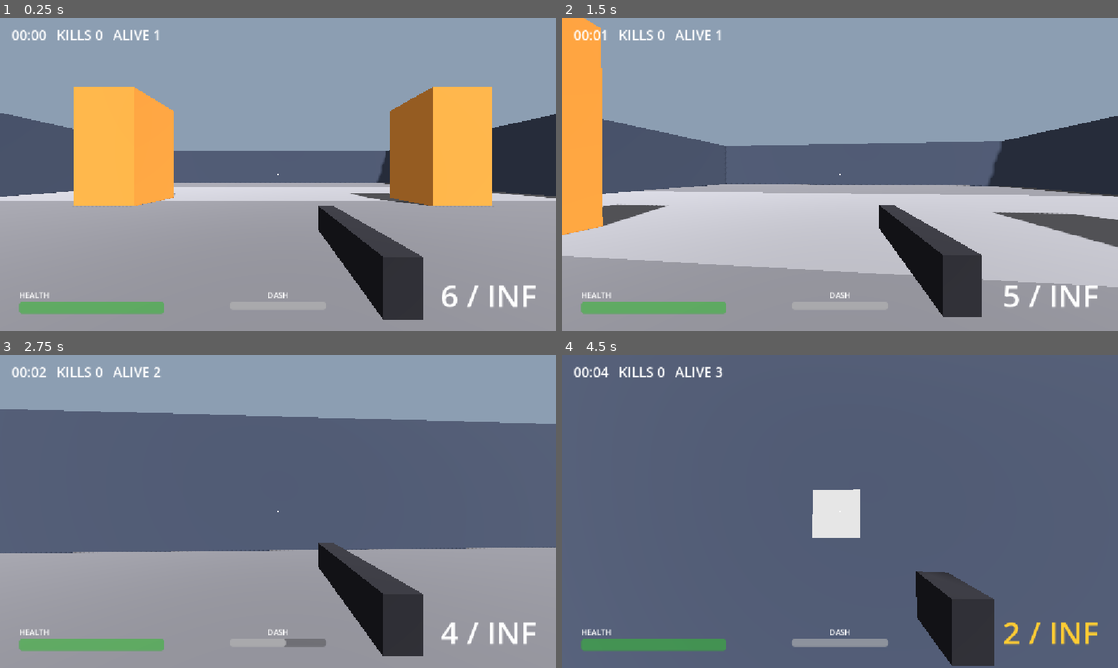
Above: before the commit, frames 1-4 (two rows, left to right).
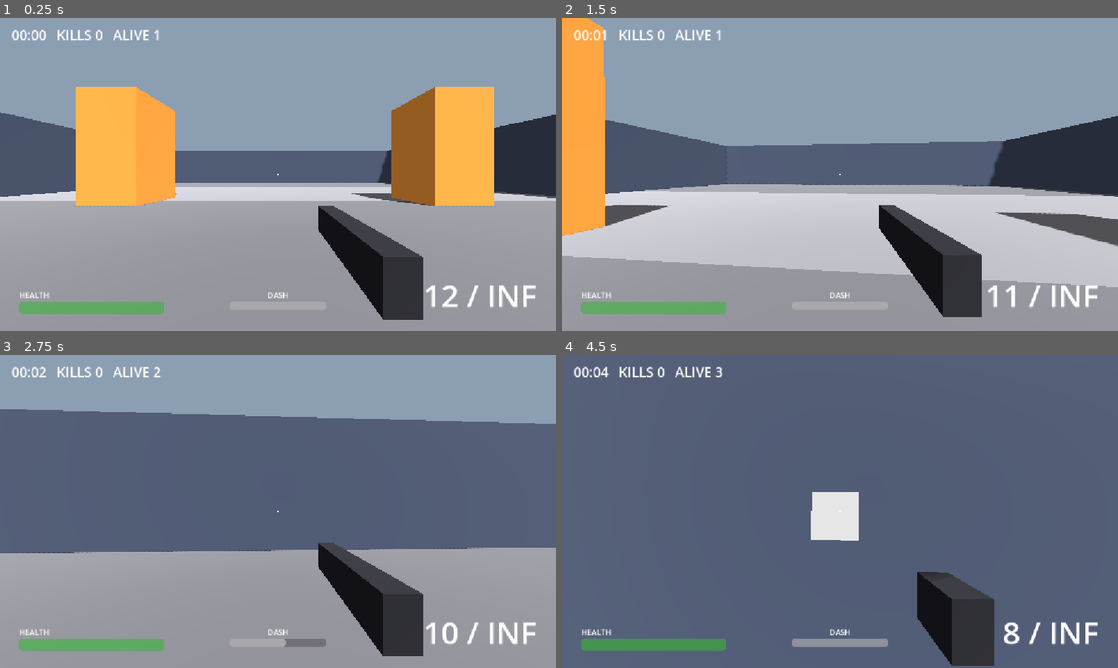
Above: after the commit, the same moments.

Repository: CaptainTiki/Arena
Game: Godot game, scene res://arena/arena.tscn
Two runs of this game, one before a commit and one after it. Both use one fixed random seed, a clock stepped at 60 frames per second and the inputs below.
Inputs (mouse positions are in pixels of both pictures, inside the frame that each line leads up to):
- Up to frame 1 (0.25 s): no input
- Up to frame 2 (1.5 s): tap Enter at 0.5 s; move the mouse to (867, 174) at 0.52 s; press the mouse at (867, 174) at 0.53 s; hold W (move_forward) from 0.53 s (still down); tap Shift (sprint) at 0.8, 1.35 s; move the mouse to (812, 174) at 1.27 s; release the mouse at (812, 174) at 1.28 s
- Up to frame 3 (2.75 s): keep holding W (move_forward); click (250, 511) at 1.55 s; move the mouse to (289, 505) at 2.02 s; hold Space (dash) from 2.03 s (still down); tap Shift (sprint) at 2.3 s
- Up to frame 4 (4.5 s): keep holding W (move_forward); move the mouse to (834, 517) at 2.77 s; release Space (dash) at 2.78 s; click (834, 517) at 2.85 s; move the mouse to (878, 514) at 3.52 s; hold Shift (sprint) 3.53-4.28 s; move the mouse to (795, 508) at 4.27 s; click (795, 508) at 4.35 s

The runs differ from the first frame. In frame 1, 0.9% of the frame differs, in the area x 0-100%, y 22-93%; in frame 2, 0.8%; in frame 3, 0.2%; in frame 4, 0.7%.

Commit message:
Step 4: feel pass, lunge attack, pursuit, backpedal, smaller head

Diff:
--- a/arena/arena.gd
+++ b/arena/arena.gd
@@ -1,6 +1,8 @@
 class_name Arena
 extends Node3D
 ## Top of the ownership spine. Children report up to here; Arena routes between them.
+
+@export var feel: FeelData
 
 @export_group("Debug")
 ## Reloads never drain the reserve, so feel can be tested without the ammo economy.
@@ -13,6 +15,8 @@
 @onready var _player: Player = $Player
 @onready var _hud: Hud = $Hud
 @onready var _impact_pool: ScenePool = $ImpactPool
+@onready var _number_pool: ScenePool = $DamageNumberPool
+@onready var _hitstop: Hitstop = $Hitstop
 @onready var _spawner: Spawner = $Spawner
 @onready var _weapon: Weapon = _player.get_weapon()
 
@@ -45,16 +49,22 @@
 	var marker: ImpactMarker = _impact_pool.acquire() as ImpactMarker
 	if marker != null:
 		marker.play(hit)
-	if hit.landed():
-		_hud.flash_hit_marker(hit.is_headshot)
+	if not hit.landed():
+		return
+	_hud.flash_hit_marker(hit.is_headshot)
+	_player.add_trauma(hit.damage * feel.trauma_per_damage_dealt)
+	var number: DamageNumber = _number_pool.acquire() as DamageNumber
+	if number != null:
+		number.play(hit)
 
 
 func _on_weapon_ammo_changed(mag: int, reserve: int) -> void:
 	_hud.set_ammo(mag, _weapon.get_mag_size(), -1 if _weapon.infinite_reserve else reserve)
 
 
-func _on_player_damaged(_hit: HitInfo) -> void:
+func _on_player_damaged(hit: HitInfo) -> void:
 	_hud.flash_damage()
+	_player.add_trauma(hit.damage * feel.trauma_per_damage_taken)
 
 
 func _on_player_died() -> void:
@@ -62,5 +72,8 @@
 	get_tree().reload_current_scene.call_deferred()
 
 
-func _on_enemy_died(_enemy: Enemy, _hit: HitInfo) -> void:
+func _on_enemy_died(_enemy: Enemy, hit: HitInfo) -> void:
 	_kills += 1
+	_player.add_trauma(feel.trauma_per_kill)
+	var freeze: float = feel.hitstop_headshot_kill if hit.is_headshot else feel.hitstop_kill
+	_hitstop.trigger(freeze, feel.hitstop_time_scale)
--- a/arena/arena.tscn
+++ b/arena/arena.tscn
@@ -12,6 +12,9 @@
 [ext_resource type="Resource" path="res://spawn/wave_2_build.tres" id="10_wave2"]
 [ext_resource type="Resource" path="res://spawn/wave_3_horde.tres" id="11_wave3"]
 [ext_resource type="Resource" path="res://spawn/wave_4_endgame.tres" id="12_wave4"]
+[ext_resource type="Resource" path="res://feel/feel_default.tres" id="13_feel"]
+[ext_resource type="Script" path="res://feel/hitstop.gd" id="14_hitstop"]
+[ext_resource type="PackedScene" path="res://feel/damage_number.tscn" id="15_number"]
 
 [sub_resource type="Environment" id="Environment_arena"]
 background_mode = 1
@@ -45,6 +48,17 @@
 
 [node name="Arena" type="Node3D"]
 script = ExtResource("1_arena")
+feel = ExtResource("13_feel")
+
+[node name="Hitstop" type="Node" parent="."]
+process_mode = 3
+script = ExtResource("14_hitstop")
+
+[node name="DamageNumberPool" type="Node" parent="."]
+script = ExtResource("4_pool")
+scene = ExtResource("15_number")
+size = 32
+recycle_oldest = true
 
 [node name="WorldEnvironment" type="WorldEnvironment" parent="."]
 environment = SubResource("Environment_arena")
--- a/combat/hit_info.gd
+++ b/combat/hit_info.gd
@@ -4,6 +4,10 @@
 
 var damage: float = 0.0
 var is_headshot: bool = false
+## Speed imparted to the target along `direction`.
+var knockback: float = 0.0
+## Set by the target when this hit finished it off.
+var killed: bool = false
 var position: Vector3 = Vector3.ZERO
 var normal: Vector3 = Vector3.UP
 var direction: Vector3 = Vector3.FORWARD
--- a/enemy/enemy.gd
+++ b/enemy/enemy.gd
@@ -1,12 +1,12 @@
 class_name Enemy
 extends CharacterBody3D
-## Pooled melee grunt. Runs at its target, winds up, swings.
+## Pooled melee grunt. Runs at its target, winds up, lunges.
 
 ## Returns the enemy to its pool.
 signal released
 signal died(enemy: Enemy, hit: HitInfo)
 
-enum State { CHASE, WINDUP, RECOVER, DYING }
+enum State { CHASE, WINDUP, LUNGE, RECOVER, DYING }
 
 @export var data: EnemyData
 
@@ -14,6 +14,12 @@
 var _state: State = State.CHASE
 var _state_left: float = 0.0
 var _health: float = 0.0
+var _speed: float = 0.0
+var _lead_time: float = 0.0
+var _move_velocity: Vector3 = Vector3.ZERO
+var _knockback: Vector3 = Vector3.ZERO
+var _lunge_direction: Vector3 = Vector3.ZERO
+var _lunge_connected: bool = false
 var _body_layer: int = 0
 var _body_mask: int = 0
 var _head_layer: int = 0
@@ -34,6 +40,10 @@
 	_target = target
 	_state = State.CHASE
 	_health = data.max_health
+	_speed = data.move_speed * randf_range(1.0 - data.speed_variance, 1.0 + data.speed_variance)
+	_lead_time = randf_range(0.0, data.lead_time_max)
+	_move_velocity = Vector3.ZERO
+	_knockback = Vector3.ZERO
 	velocity = Vector3.ZERO
 	global_position = at
 	collision_layer = _body_layer
@@ -52,7 +62,10 @@
 		return
 	_health -= hit.damage
 	_material.albedo_color = data.hit_flash_color
+	var shove: Vector3 = Vector3(hit.direction.x, 0.0, hit.direction.z).normalized()
+	_knockback += shove * hit.knockback
 	if _health <= 0.0:
+		hit.killed = true
 		_die(hit)
 
 
@@ -64,37 +77,59 @@
 	var wish_velocity: Vector3 = Vector3.ZERO
 	match _state:
 		State.CHASE:
-			wish_velocity = _get_move_direction() * data.move_speed
+			wish_velocity = _get_move_direction() * _speed
 			if _get_target_distance() <= data.attack_range:
 				_enter(State.WINDUP, data.attack_windup)
 		State.WINDUP:
 			_state_left -= delta
 			if _state_left <= 0.0:
-				_swing()
+				_lunge_direction = _get_direction_to(_target.global_position)
+				_lunge_connected = false
+				_enter(State.LUNGE, data.lunge_duration)
+		State.LUNGE:
+			_state_left -= delta
+			_move_velocity = _lunge_direction * data.lunge_speed
+			wish_velocity = _move_velocity
+			if not _lunge_connected and _get_target_distance() <= data.attack_reach:
+				_lunge_connected = true
+				_strike()
+			if _state_left <= 0.0:
+				_move_velocity = Vector3.ZERO
+				wish_velocity = Vector3.ZERO
 				_enter(State.RECOVER, data.attack_recover)
 		State.RECOVER:
 			_state_left -= delta
 			if _state_left <= 0.0:
 				_enter(State.CHASE, 0.0)
 
-	var horizontal: Vector3 = Vector3(velocity.x, 0.0, velocity.z)
-	horizontal = horizontal.move_toward(wish_velocity, data.acceleration * delta)
-	velocity.x = horizontal.x
-	velocity.z = horizontal.z
+	_move_velocity = _move_velocity.move_toward(wish_velocity, data.acceleration * delta)
+	_knockback = _knockback.move_toward(Vector3.ZERO, data.knockback_friction * delta)
+	velocity.x = _move_velocity.x + _knockback.x
+	velocity.z = _move_velocity.z + _knockback.z
 	if is_on_floor():
 		velocity.y = 0.0
 	else:
 		velocity += get_gravity() * delta
 	move_and_slide()
 
-	_update_color(delta)
+	_update_feedback(delta)
 
 
 ## The one place that decides where to walk. Swap for navigation when the arena grows cover.
 func _get_move_direction() -> Vector3:
-	var to_target: Vector3 = _target.global_position - global_position
-	to_target.y = 0.0
-	return to_target.normalized()
+	var aim_point: Vector3 = _target.global_position
+	if _target is CharacterBody3D:
+		var target_velocity: Vector3 = (_target as CharacterBody3D).velocity
+		target_velocity.y = 0.0
+		var lead_scale: float = clampf(_get_target_distance() / data.lead_falloff_distance, 0.0, 1.0)
+		aim_point += target_velocity * _lead_time * lead_scale
+	return _get_direction_to(aim_point)
+
+
+func _get_direction_to(point: Vector3) -> Vector3:
+	var to_point: Vector3 = point - global_position
+	to_point.y = 0.0
+	return to_point.normalized()
 
 
 func _get_target_distance() -> float:
@@ -108,22 +143,26 @@
 	_state_left = duration
 
 
-func _swing() -> void:
-	if _get_target_distance() > data.attack_reach or not _target.has_method(&"take_hit"):
+func _strike() -> void:
+	if not _target.has_method(&"take_hit"):
 		return
 	var hit: HitInfo = HitInfo.new()
 	hit.damage = data.attack_damage
 	hit.position = _target.global_position
-	hit.direction = _get_move_direction()
+	hit.direction = _lunge_direction
 	hit.target = _target
 	hit.source = self
 	_target.call(&"take_hit", hit)
 
 
-func _update_color(delta: float) -> void:
-	var resting: Color = data.windup_color if _state == State.WINDUP else data.body_color
+func _update_feedback(delta: float) -> void:
+	var winding_up: bool = _state == State.WINDUP
+	var resting: Color = data.windup_color if winding_up else data.body_color
 	var weight: float = 1.0 - exp(-data.flash_fade_speed * delta)
 	_material.albedo_color = _material.albedo_color.lerp(resting, weight)
+	var squash: float = data.windup_squash if winding_up else 1.0
+	var squash_weight: float = 1.0 - exp(-20.0 * delta)
+	_visual.scale.y = lerpf(_visual.scale.y, squash, squash_weight)
 
 
 func _die(hit: HitInfo) -> void:
--- a/enemy/enemy.tscn
+++ b/enemy/enemy.tscn
@@ -5,26 +5,26 @@
 [ext_resource type="Resource" path="res://enemy/grunt.tres" id="3_data"]
 
 [sub_resource type="CapsuleShape3D" id="CapsuleShape3D_body"]
-radius = 0.4
-height = 1.8
+radius = 0.45
+height = 1.7
 
 [sub_resource type="CapsuleMesh" id="CapsuleMesh_body"]
-radius = 0.4
-height = 1.8
+radius = 0.45
+height = 1.7
 
 [sub_resource type="StandardMaterial3D" id="StandardMaterial3D_body"]
 resource_local_to_scene = true
 albedo_color = Color(0.7, 0.15, 0.15, 1)
 
 [sub_resource type="SphereMesh" id="SphereMesh_head"]
-radius = 0.45
-height = 0.9
+radius = 0.25
+height = 0.5
 
 [sub_resource type="StandardMaterial3D" id="StandardMaterial3D_head"]
 albedo_color = Color(0.95, 0.8, 0.2, 1)
 
 [sub_resource type="SphereShape3D" id="SphereShape3D_head"]
-radius = 0.45
+radius = 0.25
 
 [node name="Enemy" type="CharacterBody3D"]
 collision_layer = 4
@@ -33,23 +33,23 @@
 data = ExtResource("3_data")
 
 [node name="BodyShape" type="CollisionShape3D" parent="."]
-transform = Transform3D(1, 0, 0, 0, 1, 0, 0, 0, 1, 0, 0.9, 0)
+transform = Transform3D(1, 0, 0, 0, 1, 0, 0, 0, 1, 0, 0.85, 0)
 shape = SubResource("CapsuleShape3D_body")
 
 [node name="Visual" type="Node3D" parent="."]
 
 [node name="BodyMesh" type="MeshInstance3D" parent="Visual"]
-transform = Transform3D(1, 0, 0, 0, 1, 0, 0, 0, 1, 0, 0.9, 0)
+transform = Transform3D(1, 0, 0, 0, 1, 0, 0, 0, 1, 0, 0.85, 0)
 mesh = SubResource("CapsuleMesh_body")
 material_override = SubResource("StandardMaterial3D_body")
 
 [node name="HeadMesh" type="MeshInstance3D" parent="Visual"]
-transform = Transform3D(1, 0, 0, 0, 1, 0, 0, 0, 1, 0, 1.5, 0)
+transform = Transform3D(1, 0, 0, 0, 1, 0, 0, 0, 1, 0, 1.9, 0)
 mesh = SubResource("SphereMesh_head")
 material_override = SubResource("StandardMaterial3D_head")
 
 [node name="Head" type="Area3D" parent="." node_paths=PackedStringArray("target")]
-transform = Transform3D(1, 0, 0, 0, 1, 0, 0, 0, 1, 0, 1.5, 0)
+transform = Transform3D(1, 0, 0, 0, 1, 0, 0, 0, 1, 0, 1.9, 0)
 collision_layer = 16
 collision_mask = 0
 monitoring = false
--- a/enemy/enemy_data.gd
+++ b/enemy/enemy_data.gd
@@ -2,17 +2,30 @@
 extends Resource
 
 @export_group("Body")
-@export var max_health: float = 30.0
-@export var move_speed: float = 4.5
+@export var max_health: float = 40.0
+@export var move_speed: float = 5.0
+## Each enemy rolls its own speed within plus or minus this fraction, so the pack strings out.
+@export_range(0.0, 0.5) var speed_variance: float = 0.15
 @export var acceleration: float = 30.0
+## How quickly knockback speed bleeds off, metres per second squared.
+@export var knockback_friction: float = 22.0
+
+@export_group("Pursuit")
+## Each enemy rolls a lead time up to this and runs at where the target will be, to cut it off.
+@export var lead_time_max: float = 1.0
+## Inside this distance the enemy stops leading and runs straight at the target.
+@export var lead_falloff_distance: float = 8.0
 
 @export_group("Melee")
 ## Distance to the target at which the windup starts.
-@export var attack_range: float = 1.5
-## Distance at which the blow still connects once the windup ends.
-@export var attack_reach: float = 2.0
-@export var attack_windup: float = 0.45
-@export var attack_recover: float = 0.7
+@export var attack_range: float = 2.5
+@export var attack_windup: float = 0.35
+## After the windup the enemy lunges in a straight line at this speed.
+@export var lunge_speed: float = 16.0
+@export var lunge_duration: float = 0.3
+## The lunge connects if it gets this close to the target.
+@export var attack_reach: float = 1.3
+@export var attack_recover: float = 0.6
 @export var attack_damage: float = 10.0
 
 @export_group("Feedback")
@@ -20,5 +33,7 @@
 @export var hit_flash_color: Color = Color(1.0, 1.0, 1.0)
 @export var windup_color: Color = Color(1.0, 0.55, 0.0)
 @export var flash_fade_speed: float = 10.0
+## The body squashes to this height during the windup.
+@export var windup_squash: float = 0.75
 @export var pop_scale: float = 1.7
 @export var pop_time: float = 0.12
--- a/enemy/grunt.tres
+++ b/enemy/grunt.tres
@@ -4,17 +4,24 @@
 
 [resource]
 script = ExtResource("1_data")
-max_health = 30.0
-move_speed = 4.5
+max_health = 40.0
+move_speed = 5.0
+speed_variance = 0.15
 acceleration = 30.0
-attack_range = 1.5
-attack_reach = 2.0
-attack_windup = 0.45
-attack_recover = 0.7
+knockback_friction = 22.0
+lead_time_max = 1.0
+lead_falloff_distance = 8.0
+attack_range = 2.5
+attack_windup = 0.35
+lunge_speed = 16.0
+lunge_duration = 0.3
+attack_reach = 1.3
+attack_recover = 0.6
 attack_damage = 10.0
 body_color = Color(0.7, 0.15, 0.15, 1)
 hit_flash_color = Color(1, 1, 1, 1)
 windup_color = Color(1, 0.55, 0, 1)
 flash_fade_speed = 10.0
+windup_squash = 0.75
 pop_scale = 1.7
 pop_time = 0.12
--- /dev/null
+++ b/feel/damage_number.gd
@@ -0,0 +1,44 @@
+class_name DamageNumber
+extends Label3D
+## Floating number that rises from a hit and fades.
+
+signal released
+
+@export var lifetime: float = 0.7
+@export var rise_speed: float = 1.8
+@export var scatter: float = 0.25
+@export var body_color: Color = Color(1.0, 1.0, 1.0)
+@export var head_color: Color = Color(1.0, 0.9, 0.1)
+@export var kill_color: Color = Color(1.0, 0.3, 0.2)
+@export var head_scale: float = 1.4
+@export var kill_scale: float = 1.8
+
+var _time_left: float = 0.0
+
+
+func play(hit: HitInfo) -> void:
+	text = str(roundi(hit.damage))
+	global_position = hit.position + Vector3(
+			randf_range(-scatter, scatter), randf_range(0.0, scatter), randf_range(-scatter, scatter))
+	_time_left = lifetime
+	if hit.killed:
+		modulate = kill_color
+		scale = Vector3.ONE * kill_scale
+	elif hit.is_headshot:
+		modulate = head_color
+		scale = Vector3.ONE * head_scale
+	else:
+		modulate = body_color
+		scale = Vector3.ONE
+	outline_modulate.a = 1.0
+
+
+func _process(delta: float) -> void:
+	_time_left -= delta
+	if _time_left <= 0.0:
+		released.emit()
+		return
+	position.y += rise_speed * delta
+	var alpha: float = clampf(_time_left / (lifetime * 0.5), 0.0, 1.0)
+	modulate.a = alpha
+	outline_modulate.a = alpha
--- /dev/null
+++ b/feel/damage_number.tscn
@@ -0,0 +1,12 @@
+[gd_scene load_steps=2 format=3]
+
+[ext_resource type="Script" path="res://feel/damage_number.gd" id="1_number"]
+
+[node name="DamageNumber" type="Label3D"]
+pixel_size = 0.01
+billboard = 1
+no_depth_test = true
+text = "0"
+font_size = 64
+outline_size = 16
+script = ExtResource("1_number")
--- /dev/null
+++ b/feel/feel_data.gd
@@ -0,0 +1,16 @@
+class_name FeelData
+extends Resource
+## How hard the game reacts to combat events.
+
+@export_group("Hitstop")
+## Game speed while frozen.
+@export_range(0.0, 1.0) var hitstop_time_scale: float = 0.05
+## Real seconds frozen on a kill.
+@export var hitstop_kill: float = 0.05
+@export var hitstop_headshot_kill: float = 0.09
+
+@export_group("Screenshake")
+## Trauma added per point of damage. Trauma runs 0.0 to 1.0; shake strength is trauma squared.
+@export var trauma_per_damage_dealt: float = 0.012
+@export var trauma_per_kill: float = 0.15
+@export var trauma_per_damage_taken: float = 0.06
--- /dev/null
+++ b/feel/feel_default.tres
@@ -0,0 +1,12 @@
+[gd_resource type="Resource" script_class="FeelData" load_steps=2 format=3]
+
+[ext_resource type="Script" path="res://feel/feel_data.gd" id="1_data"]
+
+[resource]
+script = ExtResource("1_data")
+hitstop_time_scale = 0.05
+hitstop_kill = 0.05
+hitstop_headshot_kill = 0.09
+trauma_per_damage_dealt = 0.012
+trauma_per_kill = 0.15
+trauma_per_damage_taken = 0.06
--- /dev/null
+++ b/feel/hitstop.gd
@@ -0,0 +1,32 @@
+class_name Hitstop
+extends Node
+## Briefly slows the whole game. Timed in real milliseconds so the freeze can't stall itself.
+## Must run with process mode Always.
+
+var _until_msec: int = 0
+
+
+func _ready() -> void:
+	set_process(false)
+
+
+func _exit_tree() -> void:
+	Engine.time_scale = 1.0
+
+
+func trigger(duration: float, time_scale: float) -> void:
+	if duration <= 0.0:
+		return
+	Engine.time_scale = time_scale
+	_until_msec = maxi(_until_msec, Time.get_ticks_msec() + int(duration * 1000.0))
+	set_process(true)
+
+
+func is_active() -> bool:
+	return is_processing()
+
+
+func _process(_delta: float) -> void:
+	if Time.get_ticks_msec() >= _until_msec:
+		Engine.time_scale = 1.0
+		set_process(false)
--- a/player/player.gd
+++ b/player/player.gd
@@ -16,6 +16,9 @@
 ## Aim offset from recoil, radians: x is yaw, y is pitch.
 var _recoil: Vector2 = Vector2.ZERO
 var _recoil_target: Vector2 = Vector2.ZERO
+var _trauma: float = 0.0
+var _shake_time: float = 0.0
+var _shake_noise: FastNoiseLite = FastNoiseLite.new()
 
 @onready var _intent: PlayerIntent = $Intent
 @onready var _head: Node3D = $Head
@@ -33,6 +36,7 @@
 func _process(delta: float) -> void:
 	_apply_look()
 	_update_recoil(delta)
+	_update_shake(delta)
 	_update_fov(delta)
 
 
@@ -72,6 +76,11 @@
 	health_changed.emit(_health, data.max_health)
 	if _health <= 0.0:
 		died.emit()
+
+
+## Screenshake input, 0.0 to 1.0. Shake strength is trauma squared.
+func add_trauma(amount: float) -> void:
+	_trauma = clampf(_trauma + amount, 0.0, 1.0)
 
 
 func get_weapon() -> Weapon:
@@ -114,13 +123,20 @@
 
 
 func _apply_ground_movement(wish_direction: Vector3, delta: float) -> void:
-	var top_speed: float = data.sprint_speed if _intent.is_sprinting() else data.walk_speed
+	var top_speed: float = data.sprint_speed if _is_sprinting() else data.walk_speed
+	var backward: float = maxf(_intent.get_move().y, 0.0)
+	top_speed *= lerpf(1.0, data.backpedal_multiplier, backward)
 	var target: Vector3 = wish_direction * top_speed
 	var horizontal: Vector3 = Vector3(velocity.x, 0.0, velocity.z)
 	var rate: float = data.deceleration if wish_direction.is_zero_approx() else data.acceleration
 	horizontal = horizontal.move_toward(target, rate * delta)
 	velocity.x = horizontal.x
 	velocity.z = horizontal.z
+
+
+## Sprint only counts while moving forward.
+func _is_sprinting() -> bool:
+	return _intent.is_sprinting() and _intent.get_move().y < 0.0
 
 
 func _apply_look() -> void:
@@ -145,11 +161,22 @@
 	_recoil_target += kick
 
 
+func _update_shake(delta: float) -> void:
+	_trauma = maxf(_trauma - data.shake_decay * delta, 0.0)
+	_shake_time += delta * data.shake_frequency
+	var strength: float = _trauma * _trauma * deg_to_rad(data.shake_max_degrees)
+	# Shake lives on the camera only, so it never moves the aim.
+	_camera.rotation = Vector3(
+			_shake_noise.get_noise_2d(_shake_time, 0.0),
+			_shake_noise.get_noise_2d(_shake_time, 100.0),
+			_shake_noise.get_noise_2d(_shake_time, 200.0)) * strength
+
+
 func _update_fov(delta: float) -> void:
 	var target_fov: float = data.base_fov
 	if is_dashing():
 		target_fov += data.dash_fov_bonus
-	elif _intent.is_sprinting() and not _intent.get_move().is_zero_approx():
+	elif _is_sprinting():
 		target_fov += data.sprint_fov_bonus
 	var weight: float = 1.0 - exp(-data.fov_lerp_speed * delta)
 	_camera.fov = lerpf(_camera.fov, target_fov, weight)
--- a/player/player.tscn
+++ b/player/player.tscn
@@ -37,10 +37,11 @@
 current = true
 fov = 90.0
 
-[node name="Weapon" type="Node3D" parent="Head/Camera3D" node_paths=PackedStringArray("wielder")]
+[node name="Weapon" type="Node3D" parent="Head/Camera3D" node_paths=PackedStringArray("wielder", "aim_origin")]
 script = ExtResource("4_weapon")
 data = ExtResource("5_pistol")
 wielder = NodePath("../../..")
+aim_origin = NodePath("../..")
 
 [node name="Gun" type="MeshInstance3D" parent="Head/Camera3D/Weapon"]
 transform = Transform3D(1, 0, 0, 0, 1, 0, 0, 0, 1, 0.22, -0.2, -0.5)
--- a/player/player_data.gd
+++ b/player/player_data.gd
@@ -6,7 +6,10 @@
 
 @export_group("Movement")
 @export var walk_speed: float = 7.0
+## Forward only.
 @export var sprint_speed: float = 11.0
+## Speed scale when moving straight backward. Blends in with the backward part of the input.
+@export_range(0.0, 1.0) var backpedal_multiplier: float = 0.6
 @export var acceleration: float = 70.0
 @export var deceleration: float = 55.0
 
@@ -27,3 +30,10 @@
 @export var sprint_fov_bonus: float = 5.0
 @export var dash_fov_bonus: float = 14.0
 @export var fov_lerp_speed: float = 12.0
+
+@export_group("Screenshake")
+## Camera rotation at full trauma.
+@export var shake_max_degrees: float = 5.0
+## Trauma lost per second.
+@export var shake_decay: float = 2.2
+@export var shake_frequency: float = 120.0
--- a/player/player_default.tres
+++ b/player/player_default.tres
@@ -7,6 +7,7 @@
 max_health = 100.0
 walk_speed = 7.0
 sprint_speed = 11.0
+backpedal_multiplier = 0.6
 acceleration = 70.0
 deceleration = 55.0
 dash_speed = 28.0
@@ -19,3 +20,6 @@
 sprint_fov_bonus = 5.0
 dash_fov_bonus = 14.0
 fov_lerp_speed = 12.0
+shake_max_degrees = 5.0
+shake_decay = 2.2
+shake_frequency = 120.0
--- a/weapon/pistol.tres
+++ b/weapon/pistol.tres
@@ -7,15 +7,17 @@
 damage = 10.0
 headshot_multiplier = 2.0
 max_range = 200.0
-mag_size = 6
-starting_reserve = 12
+knockback = 4.0
+headshot_knockback_multiplier = 2.0
+mag_size = 12
+starting_reserve = 24
 reload_time = 1.4
 reload_on_dry_fire = true
 fire_interval = 0.16
-recoil_pitch_degrees = 2.2
-recoil_yaw_degrees = 0.9
+recoil_pitch_degrees = 3.4
+recoil_yaw_degrees = 1.5
 recoil_snap_speed = 45.0
-recoil_recover_speed = 7.0
+recoil_recover_speed = 5.5
 kick_distance = 0.12
 kick_recover_speed = 14.0
 reload_dip = 0.3
--- a/weapon/weapon.gd
+++ b/weapon/weapon.gd
@@ -1,6 +1,6 @@
 class_name Weapon
 extends Node3D
-## Semi-auto hitscan weapon. Sits at the camera origin and fires down its own -Z.
+## Semi-auto hitscan weapon.
 
 ## `hit` is null when the shot struck nothing at all.
 signal shot_fired(hit: HitInfo)
@@ -13,6 +13,8 @@
 
 @export var data: WeaponData
 @export var wielder: CollisionObject3D
+## Shots travel down this node's -Z, so camera shake never moves the aim.
+@export var aim_origin: Node3D
 @export_flags_3d_physics var hit_mask: int = 21
 
 ## Debug aid: reloads never drain the reserve.
@@ -123,8 +125,8 @@
 
 
 func _resolve_shot() -> HitInfo:
-	var origin: Vector3 = global_position
-	var direction: Vector3 = -global_basis.z
+	var origin: Vector3 = aim_origin.global_position
+	var direction: Vector3 = -aim_origin.global_basis.z
 	var query: PhysicsRayQueryParameters3D = PhysicsRayQueryParameters3D.create(
 			origin, origin + direction * _stats.max_range, hit_mask, [wielder.get_rid()])
 	query.collide_with_areas = true
@@ -147,8 +149,10 @@
 		hit.target = collider as Node
 
 	hit.damage = _stats.damage
+	hit.knockback = _stats.knockback
 	if hit.is_headshot:
 		hit.damage *= _stats.headshot_multiplier
+		hit.knockback *= _stats.headshot_knockback_multiplier
 	if hit.landed():
 		hit.target.call(&"take_hit", hit)
 	return hit
--- a/weapon/weapon_data.gd
+++ b/weapon/weapon_data.gd
@@ -5,10 +5,13 @@
 @export var damage: float = 10.0
 @export var headshot_multiplier: float = 2.0
 @export var max_range: float = 200.0
+## Speed the target is shoved back at, metres per second.
+@export var knockback: float = 4.0
+@export var headshot_knockback_multiplier: float = 2.0
 
 @export_group("Ammo")
-@export var mag_size: int = 6
-@export var starting_reserve: int = 12
+@export var mag_size: int = 12
+@export var starting_reserve: int = 24
 @export var reload_time: float = 1.4
 ## Pulling the trigger on an empty mag starts a reload if there is reserve.
 @export var reload_on_dry_fire: bool = true
@@ -19,13 +22,13 @@
 
 @export_group("Recoil")
 ## Upward aim kick per shot.
-@export var recoil_pitch_degrees: float = 2.2
+@export var recoil_pitch_degrees: float = 3.4
 ## Sideways aim kick per shot, rolled randomly between minus and plus this.
-@export var recoil_yaw_degrees: float = 0.9
+@export var recoil_yaw_degrees: float = 1.5
 ## How fast the view snaps to the kicked position.
 @export var recoil_snap_speed: float = 45.0
 ## How fast the aim settles back. Lower means rapid fire climbs more.
-@export var recoil_recover_speed: float = 7.0
+@export var recoil_recover_speed: float = 5.5
 
 @export_group("View")
 @export var kick_distance: float = 0.12
Not shown: 1 places in arena/arena.tscn that only renumber resources
Not shown, added: feel/damage_number.gd.uid
Not shown, added: feel/feel_data.gd.uid
Not shown, added: feel/hitstop.gd.uid
Not shown, changed: docs/playtest-notes.md
